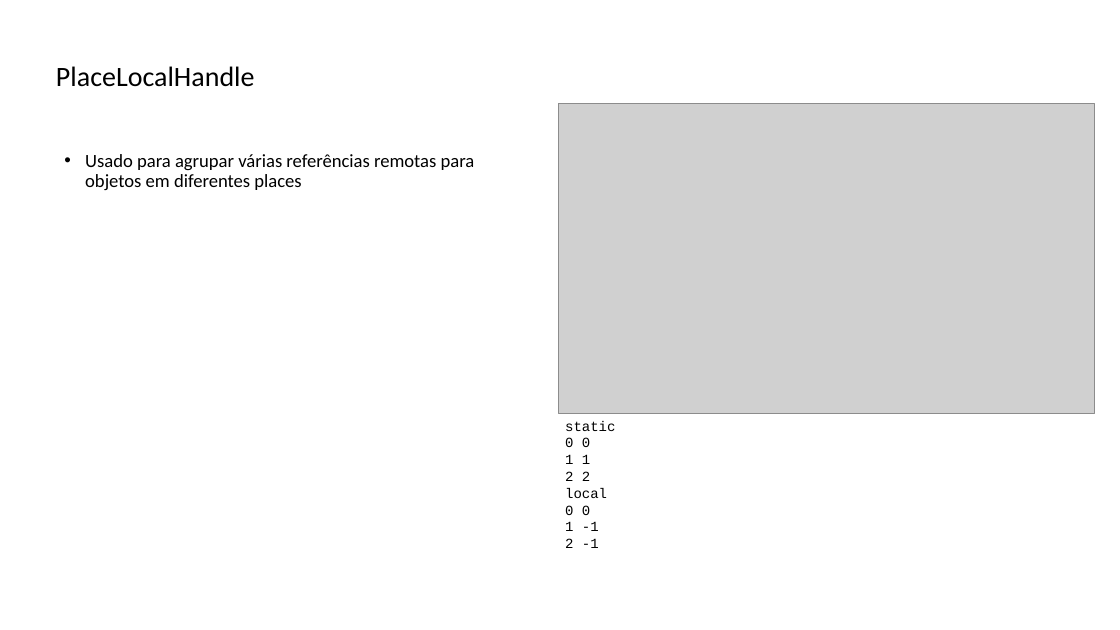
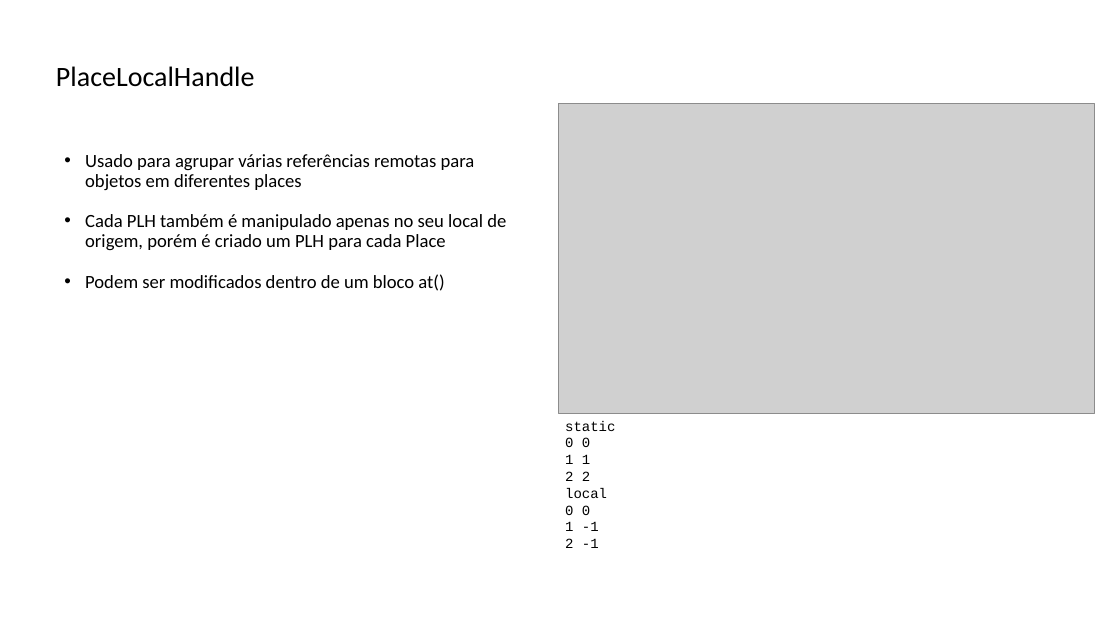
Before and after one commit to lquatrin/inf2591, a slide deck: slide 33 of x102.pptx (slide 34 before the commit). Drawn at 1120x630 pixels with LibreOffice and Linux fonts; fonts in the diff are those of the drawing; grey boxes stand for pictures. Boxes give left, top, right and bottom in pixels: in the first picture for what was removed or moved away, otherwise in the second. Text is boxed around its words. In the diff, an @@ line names an element or a change of style, - is before the commit and + after.

Commit message:
app

```diff
--- a/x102.pptx
+++ b/x102.pptx
@@ text at box(85, 214, 506, 291): paragraphs added @@
+• Cada PLH também é manipulado apenas no seu local de origem, porém é criado um PLH para cada Place
+• Podem ser modificados dentro de um bloco at()
```
Also in this commit, not shown: 1 other slide changed, 1 slide added, 2 slides removed.
